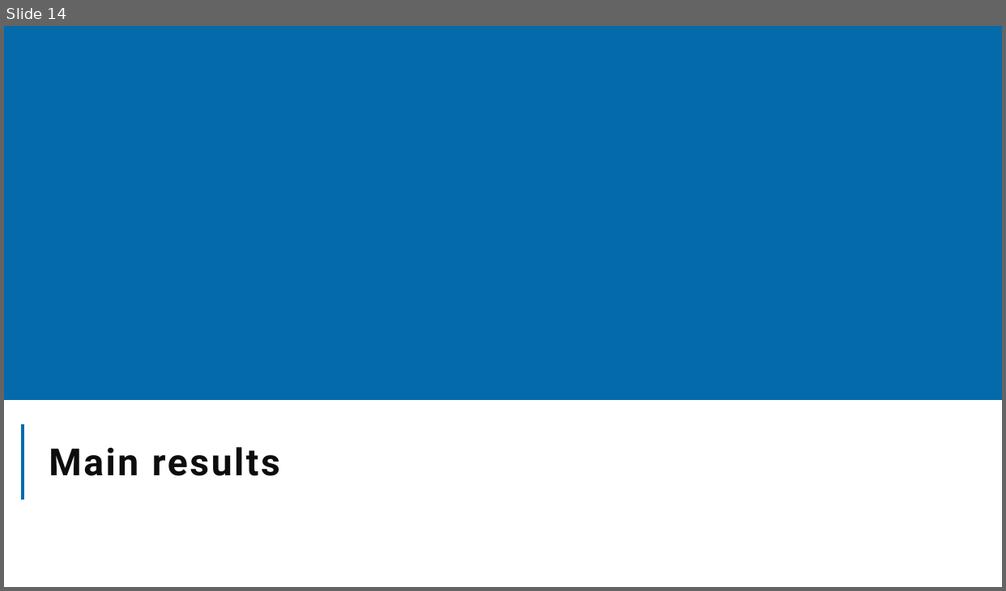
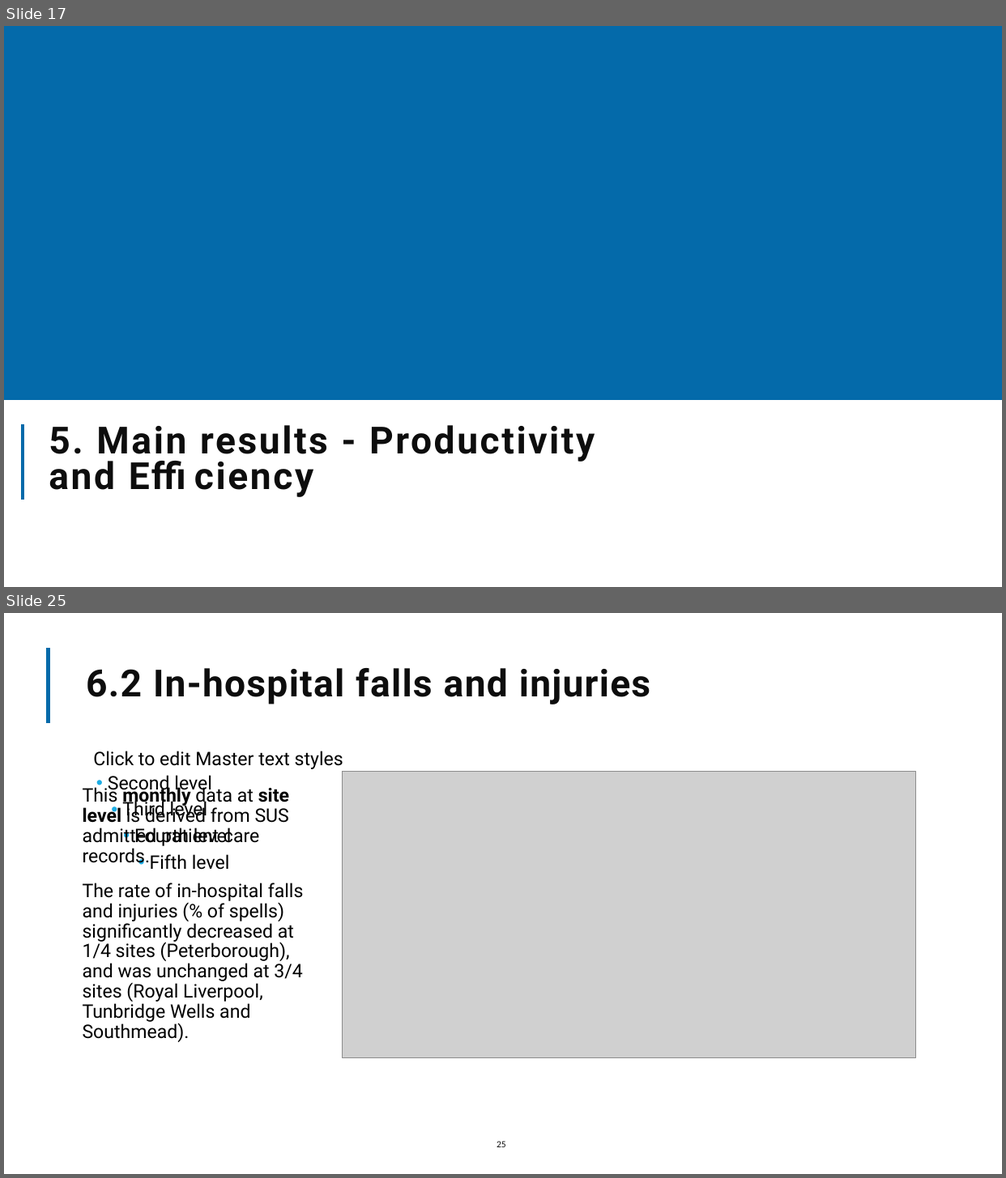
Before and after one commit to The-Strategy-Unit/nhp_sbr_impacts, a slide deck: NHP_SBR impacts_2024.pptx. Shown one above the other, each under a label of ours: slide 14 before the commit, slides 17 and 25 after it; the slides between them are not shown. The pictures are 1006x591 and 1006x1178 pixels, drawn with LibreOffice and Linux fonts; fonts in the diff are those of the drawing; grey boxes stand for pictures; background and template pictures are left out. Boxes give left, top, right and bottom in pixels: in the first picture for what was removed or moved away, otherwise in the second. Text is boxed around its words. In the diff, an @@ line names an element or a change of style, - is before the commit and + after.

Commit message:
Added summary results sections to qmd/pptx output. Minor tweaks to template layout. Latest render aded.
Unknown changes (accidental space?) to causal impact script :-).

```diff
--- a/NHP_SBR impacts_2024.pptx
+++ b/NHP_SBR impacts_2024.pptx
@@ slide 25 added at <box>4,613,1002,1174</box>, background picture (left out) @@
@@ line added from (49, 723) to (49, 648), #046AAA 3.5 pt @@
@@ title added at <box>86,668,650,705</box>, 36 pt, text #0D0D0D, bold @@
+6.2 In-hospital falls and injuries
@@ text added at <box>93,751,343,870</box>, 18 pt, text #000000 @@
+  Click to edit Master text styles
+  • Second level
+    • Third level
+      • Fourth level
+        • Fifth level
@@ picture added at <box>342,771,916,1058</box> @@
@@ text added at <box>83,785,304,1042</box>, 18 pt, text #000000 @@
+This monthly data at site level is derived from SUS admitted patient care records.
+The rate of in-hospital falls and injuries (% of spells) significantly decreased at 1/4 sites (Peterborough), and was unchanged at 3/4 sites (Royal Liverpool, Tunbridge Wells and Southmead).
@@ page number added at <box>496,1141,506,1148</box>, 9 pt, text #0D0D0D @@
+25
@@ what was slide 14 is now slide 17 @@
@@ slide 17 changed as well @@
@@ title at <box>49,425,594,490</box>: text changed @@
-Main results
+5. Main results - Productivity and Efficiency
```
Also in this commit, not shown: 13 other slides changed, 16 other slides added, 3 other files.
